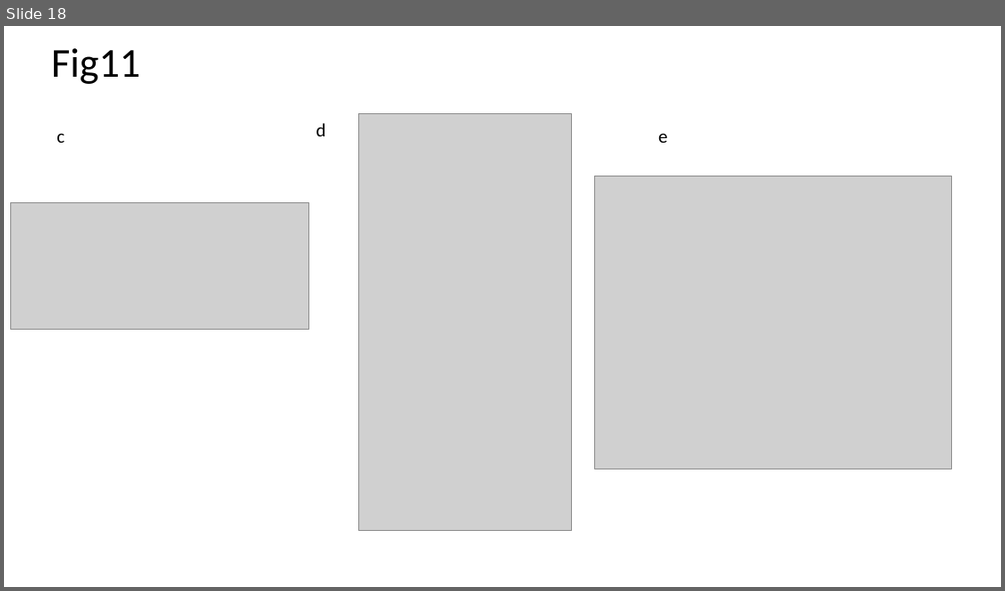
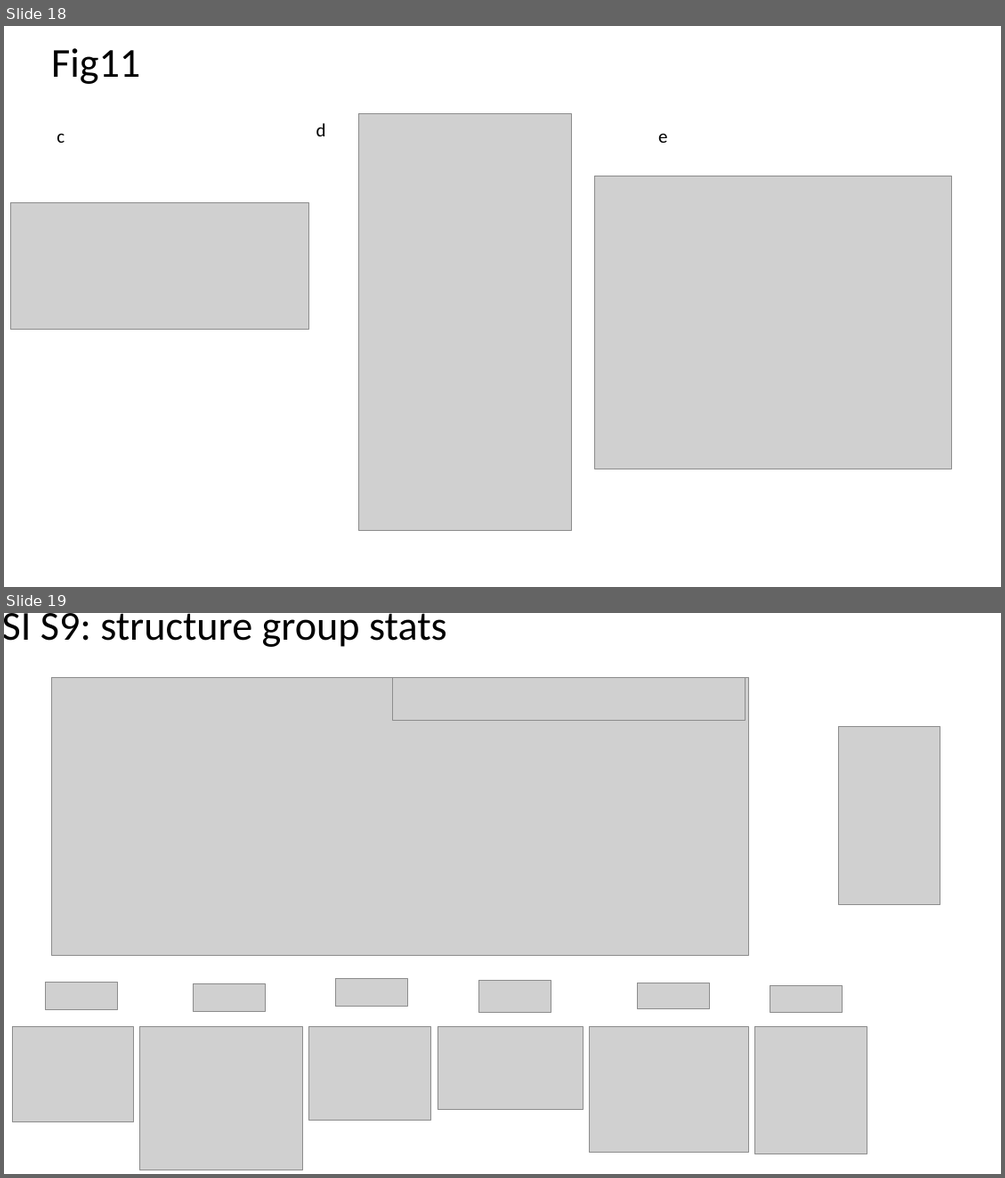
Before and after one commit to ncats/scaffoldanalytics, a slide deck: pres/Scaffold analytics figures to modify with chemical structures.pptx. Shown one above the other, each under a label of ours: slide 18 before the commit, slides 18 and 19 after it. The pictures are 1005x591 and 1005x1178 pixels, drawn with LibreOffice and Linux fonts; fonts in the diff are those of the drawing; grey boxes stand for pictures. Boxes give left, top, right and bottom in pixels: in the first picture for what was removed or moved away, otherwise in the second. Text is boxed around its words. In the diff, an @@ line names an element or a change of style, - is before the commit and + after.

Commit message:
Refresh SI figures where structures are available

```diff
--- a/pres/Scaffold analytics figures to modify with chemical structures.pptx
+++ b/pres/Scaffold analytics figures to modify with chemical structures.pptx
@@ slide 19 added at <box>4,613,1001,1174</box>, background #FFFFFF @@
@@ title added at <box>4,613,447,647</box>, 39.6 pt, text #000000 @@
+SI S9: structure group stats
@@ picture added at <box>51,678,748,956</box> @@
@@ picture added at <box>392,677,745,720</box> @@
@@ picture added at <box>839,727,939,905</box> @@
@@ picture added at <box>45,981,117,1009</box> @@
@@ picture added at <box>194,983,265,1011</box> @@
@@ picture added at <box>335,979,407,1006</box> @@
@@ picture added at <box>479,981,550,1013</box> @@
@@ picture added at <box>638,982,709,1008</box> @@
@@ picture added at <box>769,985,841,1012</box> @@
@@ picture added at <box>12,1027,133,1121</box> @@
@@ picture added at <box>140,1027,302,1169</box> @@
@@ picture added at <box>309,1027,431,1119</box> @@
@@ picture added at <box>437,1027,582,1110</box> @@
@@ picture added at <box>590,1027,749,1151</box> @@
@@ picture added at <box>755,1027,867,1153</box> @@
```
Also in this commit, not shown: 1 other slide added, 6 other files.
